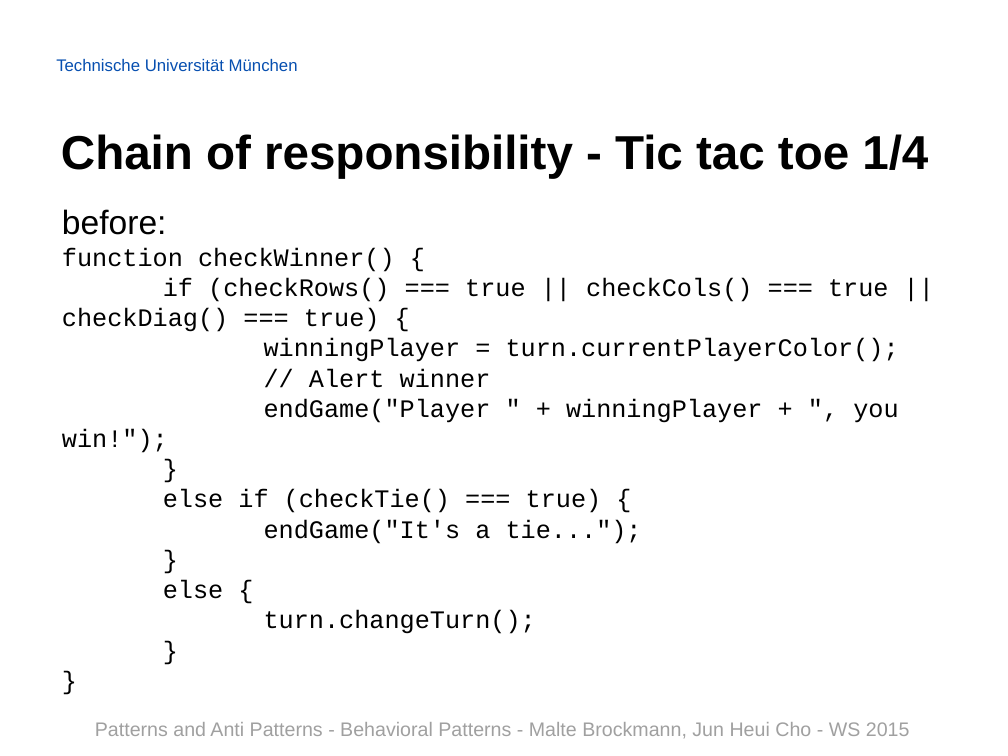
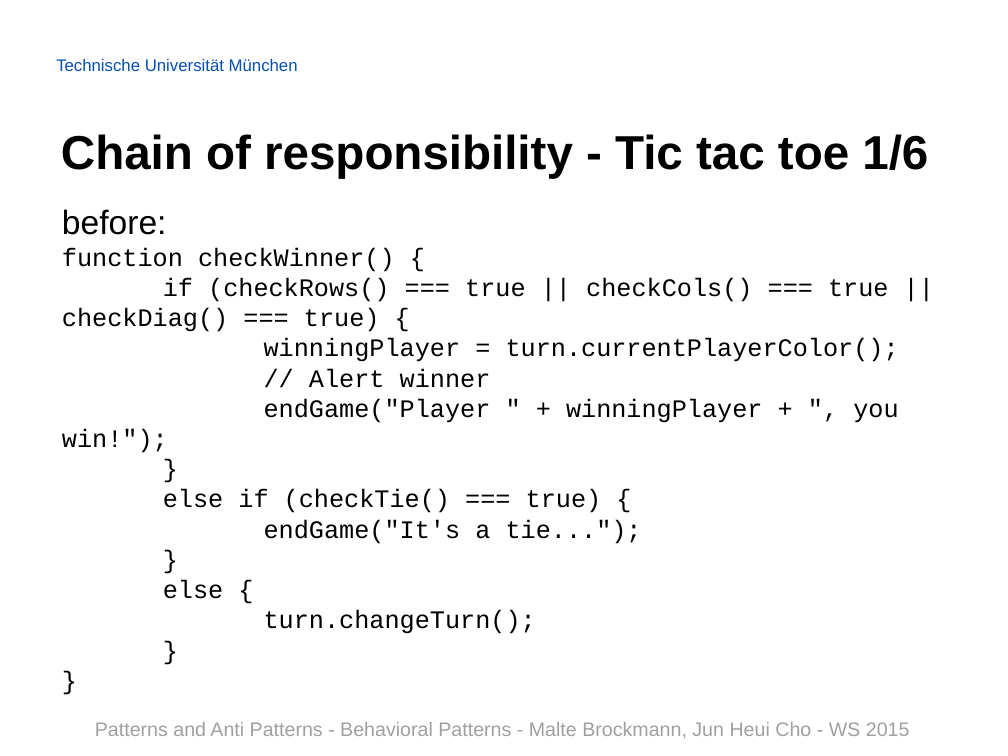
Before and after one commit to Painted6/Behavioral-design-patterns, a slide deck: slide 19 of Behavioral Patterns - JS Patterns and Anti Patterns.pptx. Drawn at 1008x756 pixels with LibreOffice and Linux fonts; fonts in the diff are those of the drawing; background and template pictures are left out. Boxes give left, top, right and bottom in pixels: in the first picture for what was removed or moved away, otherwise in the second. Text is boxed around its words. In the diff, an @@ line names an element or a change of style, - is before the commit and + after.

```diff
--- a/Behavioral Patterns - JS Patterns and Anti Patterns.pptx
+++ b/Behavioral Patterns - JS Patterns and Anti Patterns.pptx
@@ title at (61,134,928,179): text changed @@
-Chain of responsibility - Tic tac toe 1/4
+Chain of responsibility - Tic tac toe 1/6
```
Also in this commit, not shown: 4 other slides changed, 2 slides added.
